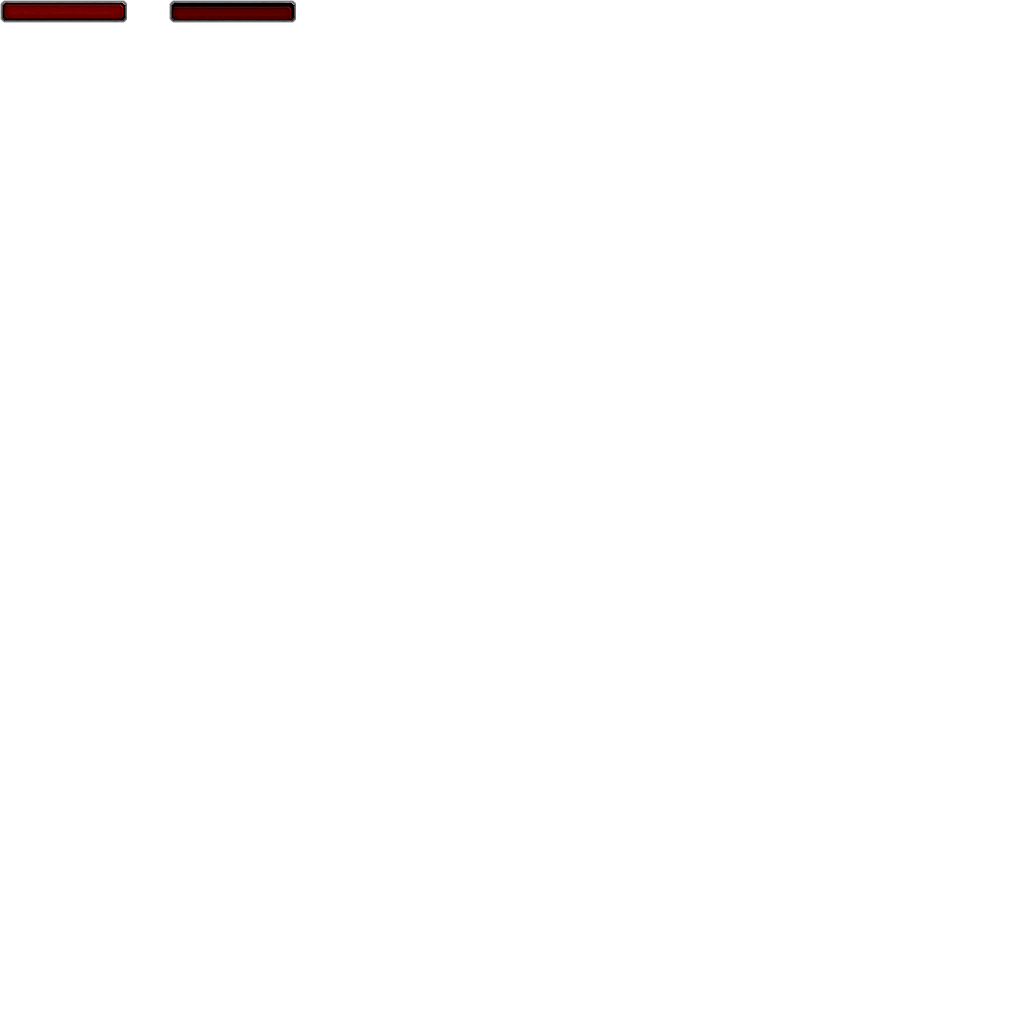
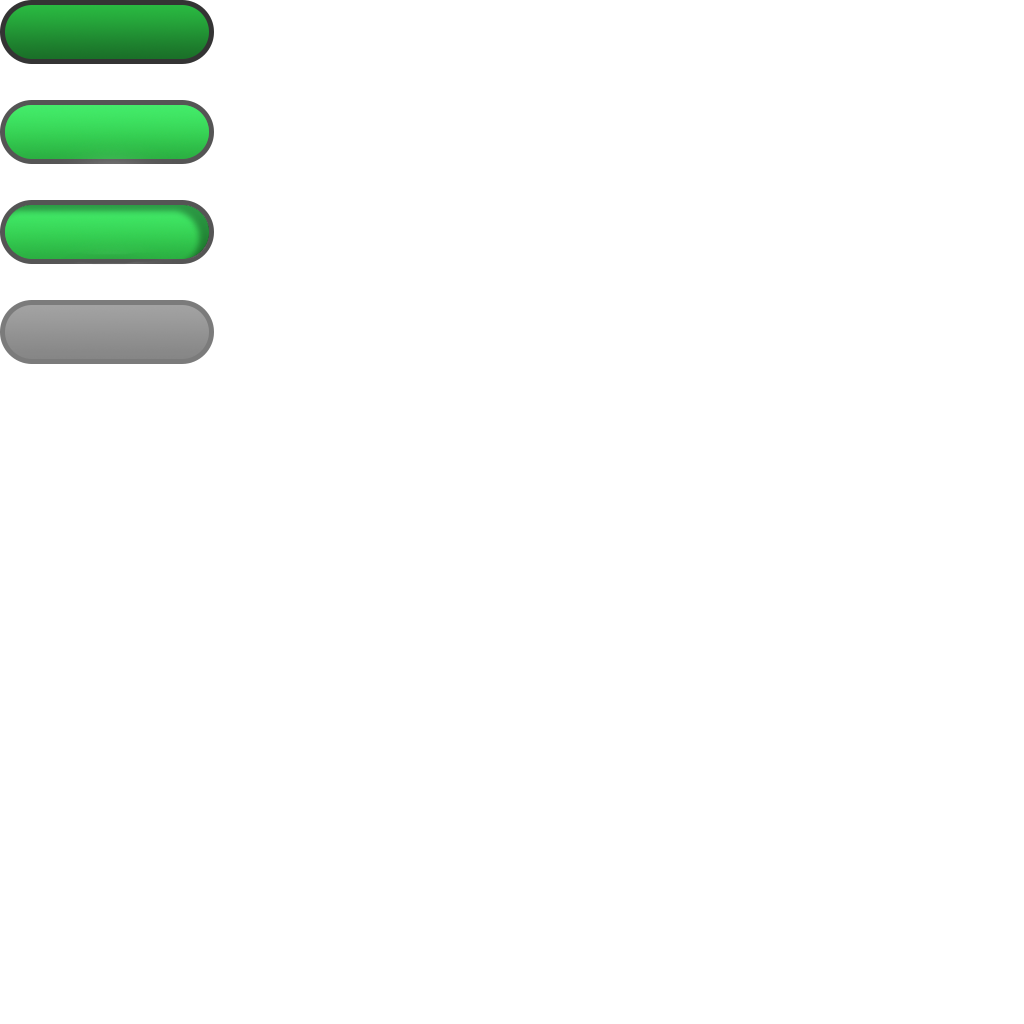
Comparing the layer stacks of the two w=1024, h=1024 images. Changes:
added group "Rects copia" with 7 layers above "Rects" over bbox(0, 0, 214, 364)
added layer "Disabled" (1st of 2, in "Rects copia") in group "Rects copia" over bbox(0, 300, 214, 364)
added group "Grupo 1" with 3 layers in group "Rects copia" over bbox(0, 200, 214, 265)
added layer "Down" (1st of 2, in "Rects copia" › "Grupo 1") in group "Grupo 1" over bbox(0, 200, 214, 264)
added layer "Capa 1" in group "Grupo 1" over bbox(4, 205, 210, 260)
added layer "Capa 2" in group "Grupo 1" over bbox(1, 202, 212, 265)
added layer "Hover" (1st of 2, in "Rects copia") in group "Rects copia" over bbox(0, 100, 214, 164)
added layer "Up" (1st of 2, in "Rects copia") in group "Rects copia" over bbox(0, 0, 214, 64)
moved "UI-DialogBox-Button-Down" into group "Old" over bbox(169, 0, 296, 23)
moved "UI-DialogBox-Button-Up" into group "Old" over bbox(0, 0, 127, 23)
